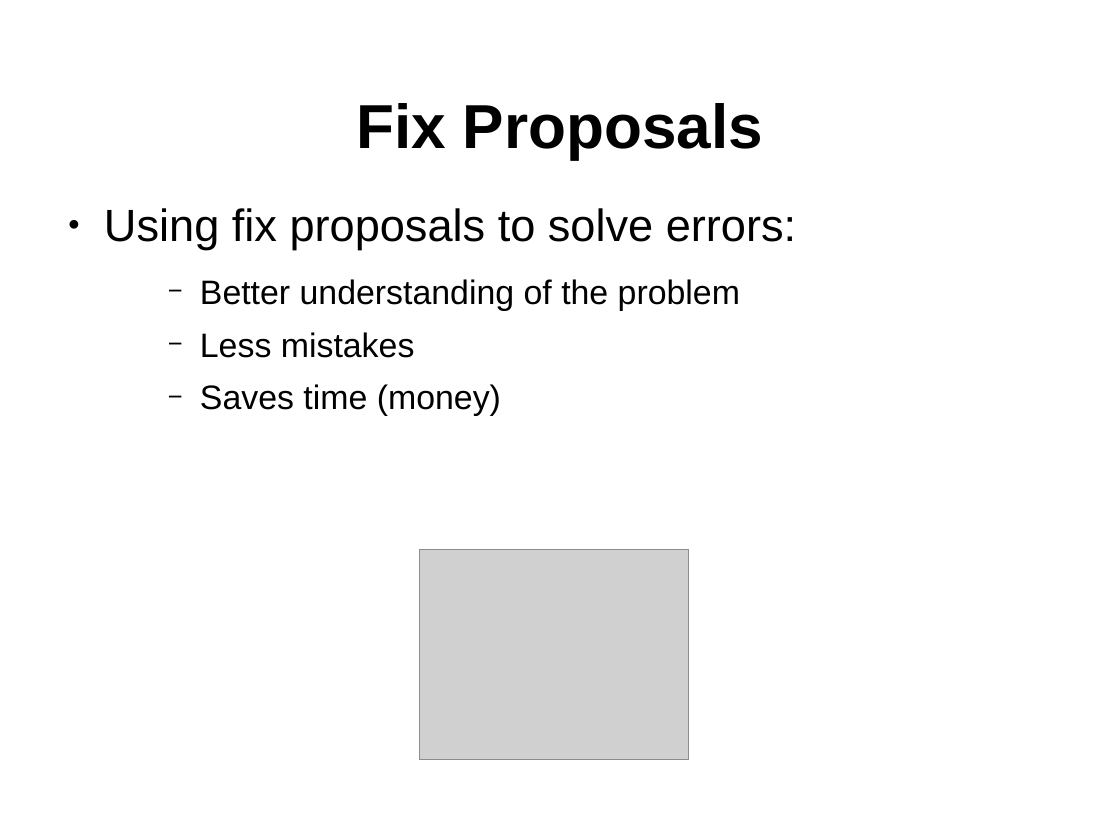
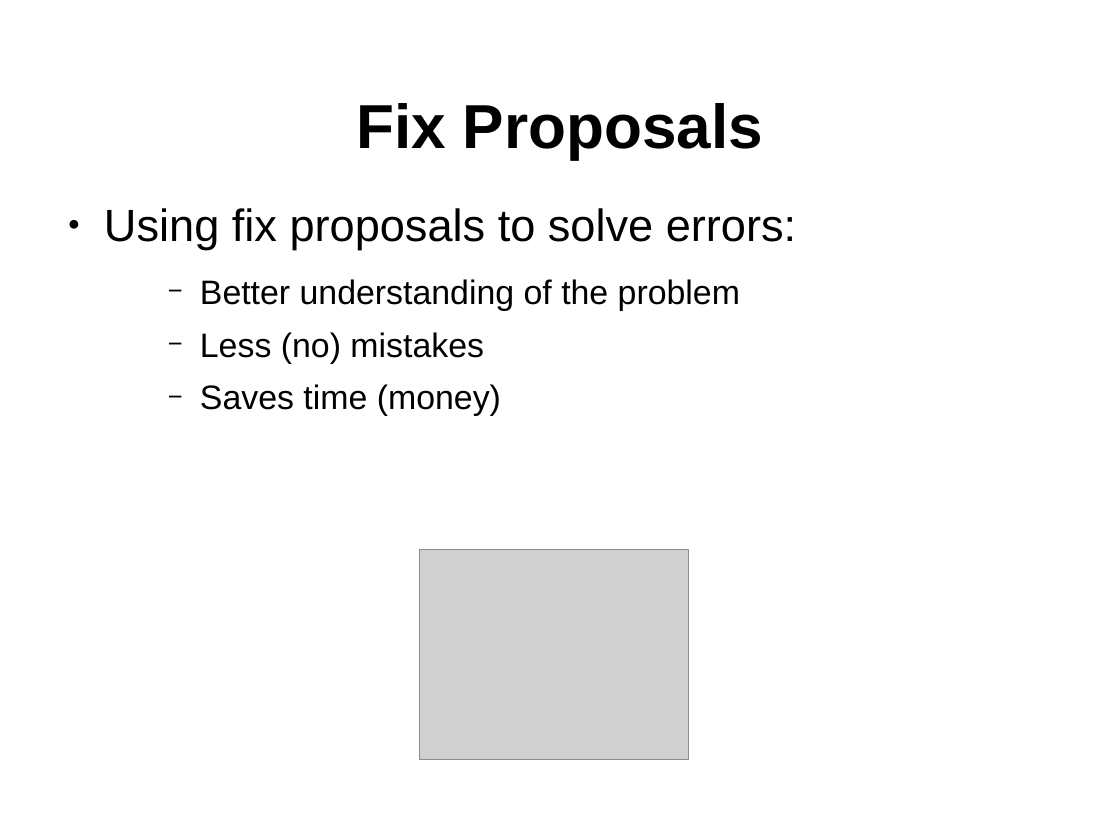
Before and after one commit to octavianN/Schematron-QuickFix-Language-Presentation, a slide deck: slide 3 of Final/SQF.odp. Drawn at 1120x840 pixels with LibreOffice and Linux fonts; fonts in the diff are those of the drawing; grey boxes stand for pictures; background and template pictures are left out. Boxes give left, top, right and bottom in pixels: in the first picture for what was removed or moved away, otherwise in the second. Text is boxed around its words. In the diff, an @@ line names an element or a change of style, - is before the commit and + after.

```diff
--- a/Final/SQF.odp
+++ b/Final/SQF.odp
@@ text at [200,332,484,364]: text changed @@
-    − Less mistakes
+    − Less (no) mistakes
```
Also in this commit, not shown: 3 other slides changed, 2 slides added, 1 slide removed.
